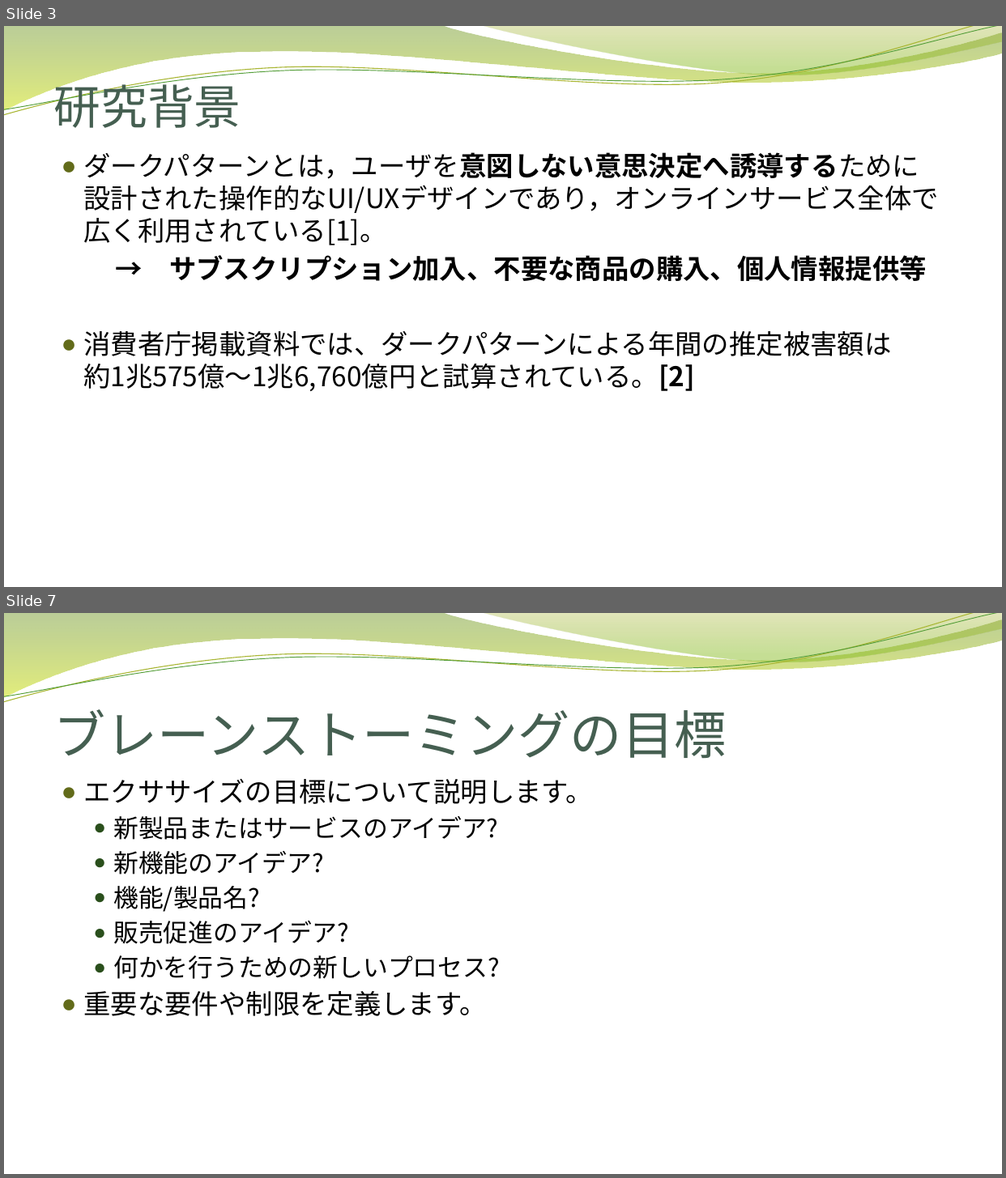
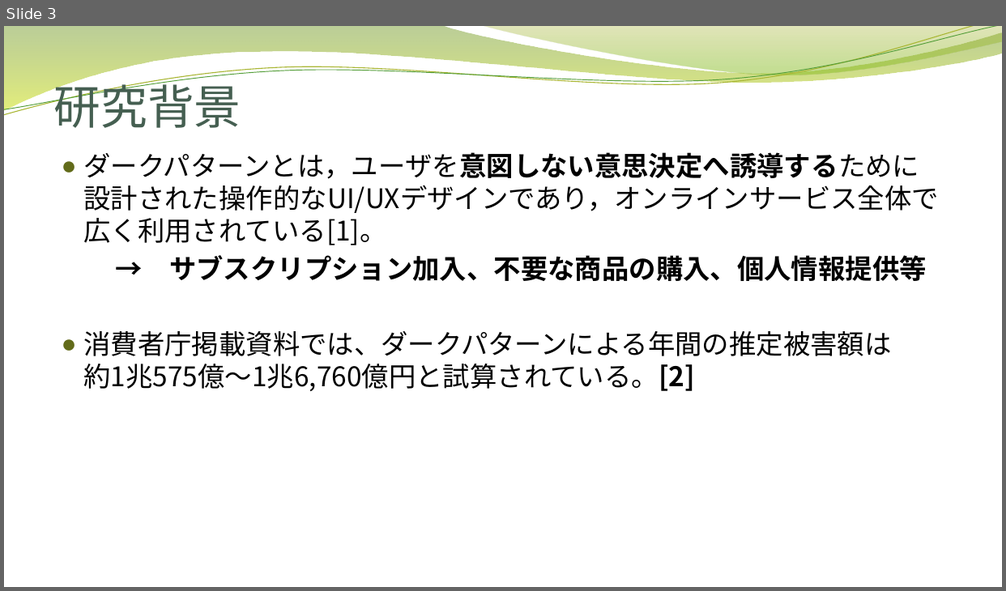
Before and after one commit to nishinekoma/graduate-school, a slide deck: 自身の研究/大学院での研究/修士論文進捗発表.pptx. Shown one above the other, each under a label of ours: slides 3 and 7 before the commit, slide 3 after it; the slides between them are not shown. The pictures are 1006x1178 and 1006x591 pixels, drawn with LibreOffice and Linux fonts; fonts in the diff are those of the drawing; background and template pictures are left out. Boxes give left, top, right and bottom in pixels: in the first picture for what was removed or moved away, otherwise in the second. Text is boxed around its words. In the diff, an @@ line names an element or a change of style, - is before the commit and + after.

```diff
--- a/自身の研究/大学院での研究/修士論文進捗発表.pptx
+++ b/自身の研究/大学院での研究/修士論文進捗発表.pptx
@@ slide 7 removed at bbox=[4, 613, 1002, 1174], background picture (left out); not listed: 4 template elements that a slide beside it also shows @@
@@ title removed at bbox=[54, 709, 727, 758] @@
-ブレーンストーミングの目標
@@ text removed at bbox=[83, 779, 593, 1016] @@
-● エクササイズの目標について説明します。
-  ● 新製品またはサービスのアイデア?
-  ● 新機能のアイデア?
-  ● 機能/製品名?
-  ● 販売促進のアイデア?
-  ● 何かを行うための新しいプロセス?
-● 重要な要件や制限を定義します。
```
Also in this commit, not shown: 3 slides changed, 2 slides added, 4 other slides removed.
